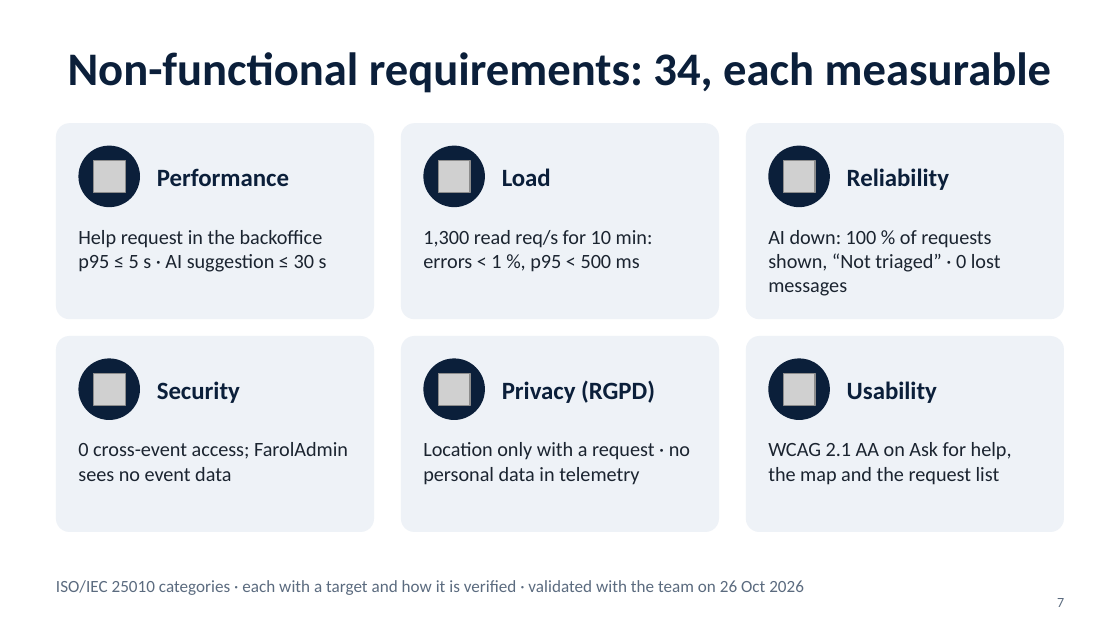
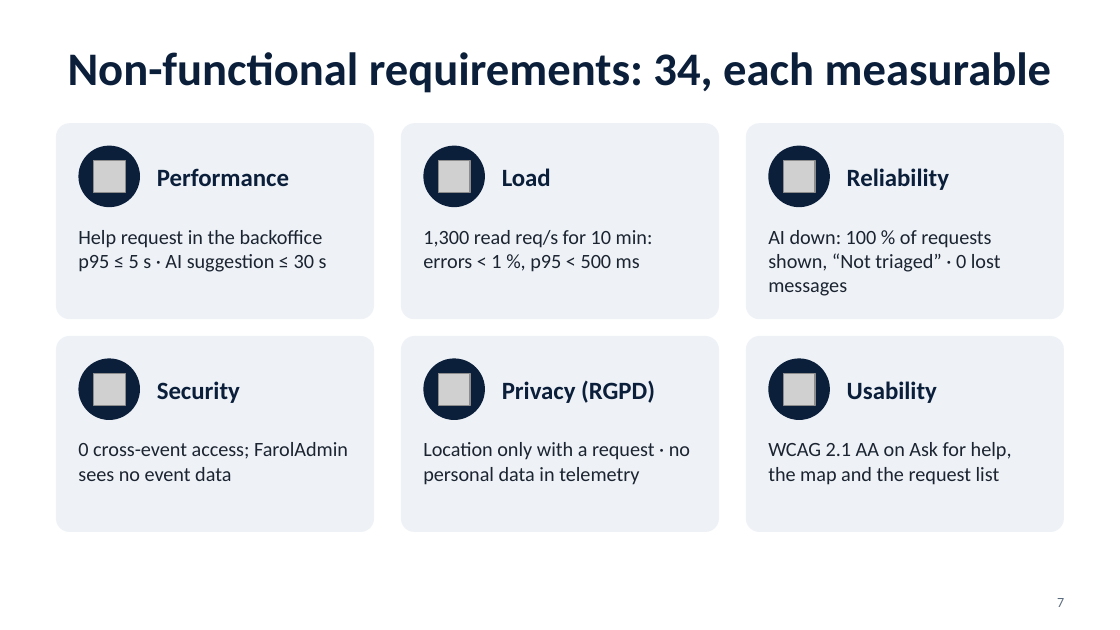
Before and after one commit to tomasoliveira21/LABDSOF, a slide deck: slide 7 of Docs/Presentation/Farol_Sprint_A_PL_Presentation.pptx. Drawn at 1120x630 pixels with LibreOffice and Linux fonts; fonts in the diff are those of the drawing; grey boxes stand for pictures. Boxes give left, top, right and bottom in pixels: in the first picture for what was removed or moved away, otherwise in the second. Text is boxed around its words. In the diff, an @@ line names an element or a change of style, - is before the commit and + after.

```diff
--- a/Docs/Presentation/Farol_Sprint_A_PL_Presentation.pptx
+++ b/Docs/Presentation/Farol_Sprint_A_PL_Presentation.pptx
@@ text removed at (56, 580, 804, 595) @@
-ISO/IEC 25010 categories · each with a target and how it is verified · validated with the team on 26 Oct 2026
```
Also in this commit, not shown: 6 other slides changed, 2 other files.
